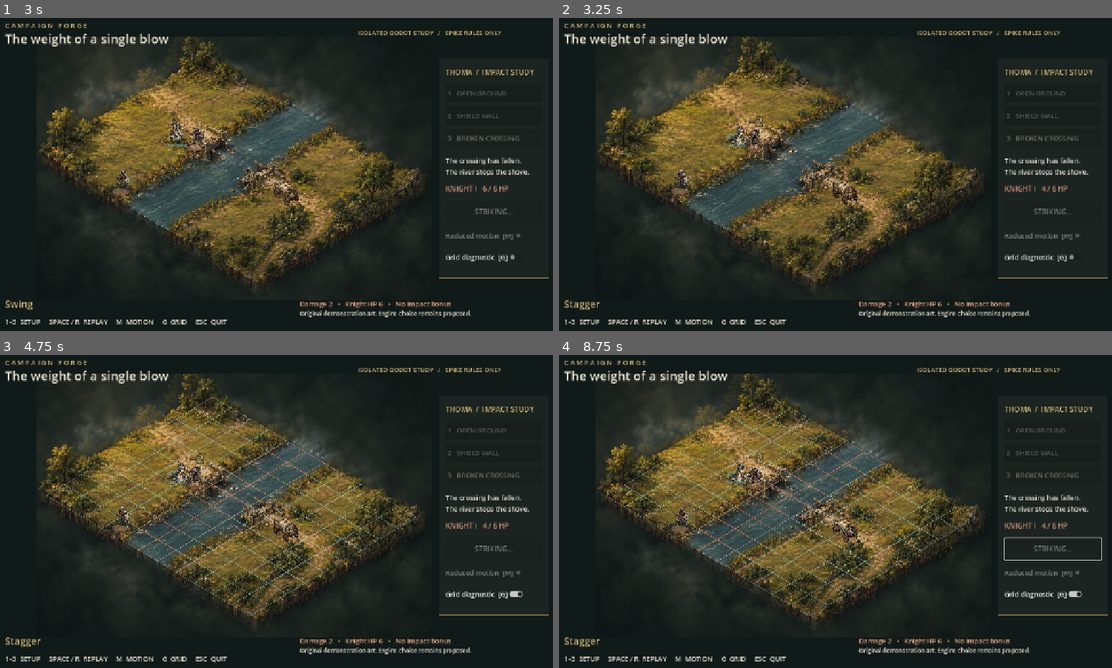
Above: before the commit, frames 1-4 (two rows, left to right).
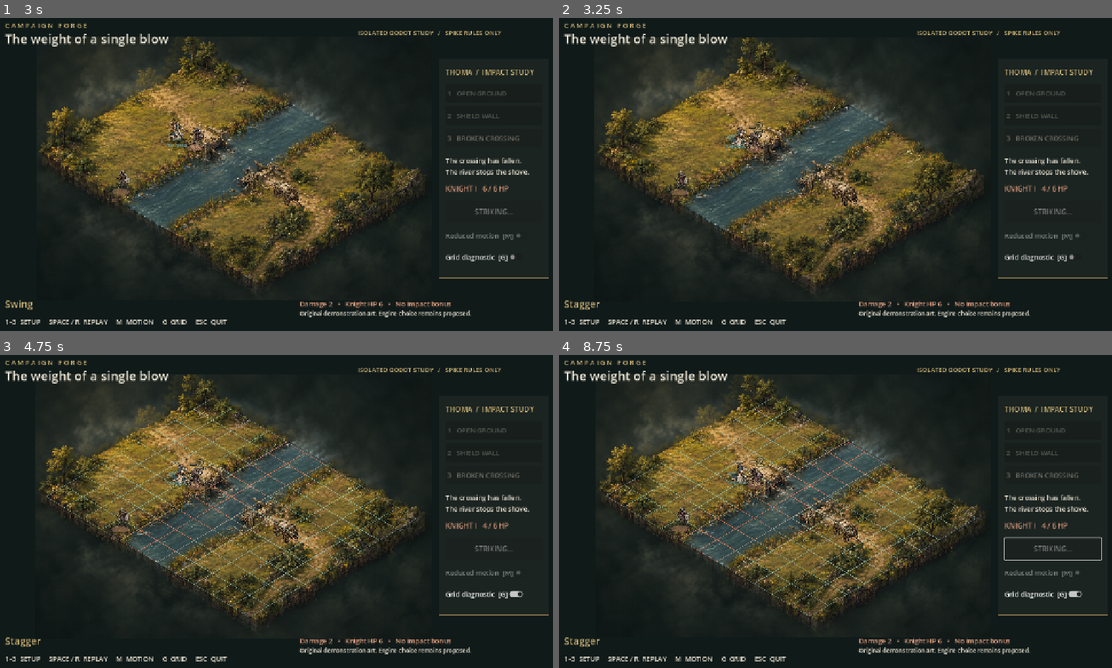
Above: after the commit, the same moments.

Repository: Gavin0099/campaign-forge
Game: Godot game, scene res://scenes/Skirmish.tscn
Same seed, same stepped clock (60 frames per second), same inputs: the game is played once before the commit and once after it.
Inputs (mouse positions are in pixels of both pictures, inside the frame that each line leads up to):
- Up to frame 1 (3 s): click "1 OPEN GROUND" at 0.5 s; click "2 SHIELD WALL" at 1.25 s; click "3 BROKEN CROSSING" at 2 s; click "STRIKE / SPACE" at 2.75 s
- Up to frame 2 (3.25 s): no input
- Up to frame 3 (4.75 s): click "Grid diagnostic [G]" at 3.5 s; click "REPLAY / SPACE" at 4.25 s
- Up to frame 4 (8.75 s): click "Grid diagnostic [G]" at 5 s; click "REPLAY / SPACE" at 5.75 s; click "Grid diagnostic [G]" at 6.5 s; click "REPLAY / SPACE" at 7.25 s; tap Enter at 8 s; move the mouse to (962, 495) at 8.02 s; tap 1 at 8.1 s; click (962, 495) at 8.17 s; tap Space at 8.27 s; tap 2 at 8.3 s

Frame 1 is identical in both runs. In frame 2, 9.0% of the frame differs, in the area x 6-77%, y 5-86%; in frame 3, 11%; in frame 4, 3.6%.

Commit message:
feat(godot): A4 freeze world at contact while HUD remains live

Diff:
--- /dev/null
+++ b/godot-spike/scripts/anim/world_particles.gd
@@ -0,0 +1,6 @@
+extends CPUParticles2D
+## Observable world clock for the pause regression; actual particles inherit
+## the same pausable process mode and cannot process during tree pause.
+var processed_seconds := 0.0
+func _process(delta: float) -> void:
+	processed_seconds += delta
--- a/godot-spike/scripts/skirmish.gd
+++ b/godot-spike/scripts/skirmish.gd
@@ -49,6 +49,9 @@
 var last_hold_ms := 0.0
 var contact_point := Vector2.ZERO
 var current_plan: Dictionary = {}
+var world: Node2D
+var ui_process_ticks := 0
+var hold_active := false
 
 func project(x: float, y: float) -> Vector2:
 	return MAP_OFFSET + Vector2(550 + 44 * (x - y), 70 + 26 * (x + y)) * MAP_SCALE
@@ -73,6 +76,11 @@
 	return node
 
 func _ready() -> void:
+	process_mode = Node.PROCESS_MODE_ALWAYS
+	world = Node2D.new()
+	world.name = "World"
+	world.process_mode = Node.PROCESS_MODE_PAUSABLE
+	add_child(world)
 	var loader := Manifest.new()
 	if not loader.read():
 		get_tree().quit(1)
@@ -80,9 +88,9 @@
 	manifest = loader.data
 	camera = Camera2D.new()
 	camera.position = Vector2(640, 360)
-	add_child(camera)
+	world.add_child(camera)
 	board = Node2D.new()
-	add_child(board)
+	world.add_child(board)
 	sprite(board, load("res://art/battlefield.png"), MAP_OFFSET + Vector2(130, 13.666667) * MAP_SCALE, Vector2(940, 626.666667) * MAP_SCALE)
 	# Runtime crops match the web's preserveAspectRatio meet / foot anchoring.
 	for cell in [Vector2i(3, 4), Vector2i(6, 4)]:
@@ -91,7 +99,7 @@
 	sprite(board, atlas("res://art/props.png", Rect2(1020, 290, 516, 510)), center(Vector2i(8, 4)) + Vector2(-34, -57) * MAP_SCALE, Vector2(68.8, 68) * MAP_SCALE)
 	grid_overlay = Node2D.new()
 	grid_overlay.z_index = 1
-	add_child(grid_overlay)
+	world.add_child(grid_overlay)
 	grid_overlay.draw.connect(draw_grid)
 	build_hud()
 	sound = AudioStreamPlayer.new()
@@ -124,11 +132,14 @@
 		get_tree().quit()
 
 func _process(delta: float) -> void:
+	ui_process_ticks += 1
+	if get_tree().paused: return
 	for actor in actors.values():
 		actor.z_index = int(actor.position.y)
 	shake_left = maxf(0, shake_left - delta)
 	shake_phase += delta * 110.0
-	camera.offset = Vector2(sin(shake_phase), cos(shake_phase * 1.3)) * shake_strength * (shake_left / 0.2) if shake_left > 0 and not reduced_motion else Vector2.ZERO
+	var duration: float = manifest.impact.shake.duration_ms / 1000.0
+	camera.offset = Vector2(sin(shake_phase), cos(shake_phase * 1.3)) * shake_strength * pow(shake_left / duration, manifest.impact.shake.decay) if shake_left > 0 and not reduced_motion else Vector2.ZERO
 	grid_overlay.queue_redraw()
 
 func draw_grid() -> void:
@@ -163,6 +174,7 @@
 
 func build_hud() -> void:
 	hud = CanvasLayer.new()
+	hud.process_mode = Node.PROCESS_MODE_ALWAYS
 	add_child(hud)
 	var frame := Panel.new()
 	frame.position = Vector2(1000, 104)
@@ -225,7 +237,7 @@
 		var actor := Node2D.new()
 		actor.name = unit.id
 		actor.position = center(unit.cell)
-		add_child(actor)
+		world.add_child(actor)
 		var ally: bool = unit.side == "ally"
 		var body := Sprite2D.new()
 		actor.add_child(body)
@@ -342,10 +354,16 @@
 
 func hold_contact() -> void:
 	var began := Time.get_ticks_usec()
-	for player in players.values(): player.held = true
+	hold_active = true
+	get_tree().paused = true
 	await get_tree().create_timer(manifest.impact.hitstop_ms / 1000.0, true, false, true).timeout
-	for player in players.values(): player.held = false
+	# SceneTreeTimer can be one scheduler quantum early. Never resume before the
+	# specified real-time minimum, including on a fast headless runner.
+	while Time.get_ticks_usec() - began < manifest.impact.hitstop_ms * 1000:
+		await get_tree().process_frame
 	last_hold_ms = (Time.get_ticks_usec() - began) / 1000.0
+	get_tree().paused = false
+	hold_active = false
 
 func play_movement(event: Dictionary, attack: Dictionary) -> void:
 	var target: Node2D = actors[event.unit]
@@ -383,20 +401,22 @@
 
 func shake(strength: float) -> void:
 	shake_strength = strength
-	shake_left = 0.2
+	shake_left = manifest.impact.shake.duration_ms / 1000.0
 	shake_phase = 0
+	# First offset is visible on the contact frame, then held during hitstop.
+	camera.offset = Vector2(strength, -strength * 0.5) if not reduced_motion else Vector2.ZERO
 
 func show_damage(at: Vector2, amount: int) -> void:
-	var number := label_at(self, "−%d" % amount, at + Vector2(-12, -25), 27, BRASS)
+	var number := label_at(world, "−%d" % amount, at + Vector2(-12, -25), 27, BRASS)
 	number.z_index = 1000
 	number.add_theme_constant_override("outline_size", 7)
-	var tween := create_tween().set_parallel(true)
+	var tween := number.create_tween().set_parallel(true)
 	tween.tween_property(number, "position:y", number.position.y - (0 if reduced_motion else 30), 0.38).set_trans(Tween.TRANS_QUAD).set_ease(Tween.EASE_OUT)
 	tween.tween_property(number, "modulate:a", 0.0, 0.20).set_delay(0.18)
 	tween.chain().tween_callback(number.queue_free)
 
 func emit_particles(at: Vector2, dust: bool) -> void:
-	var particles := CPUParticles2D.new()
+	var particles := preload("res://scripts/anim/world_particles.gd").new()
 	particles.position = at
 	particles.z_index = 900
 	particles.amount = 18 if dust else 24
@@ -415,7 +435,8 @@
 	gradient.set_color(0, particles.color)
 	gradient.set_color(1, Color(particles.color, 0))
 	particles.color_ramp = gradient
-	add_child(particles)
+	particles.preprocess = 0.016
+	world.add_child(particles)
 	particles.finished.connect(particles.queue_free)
 	particles.emitting = true
 
Not shown, added: godot-spike/docs/ANIMATION-ADAPTER.md
